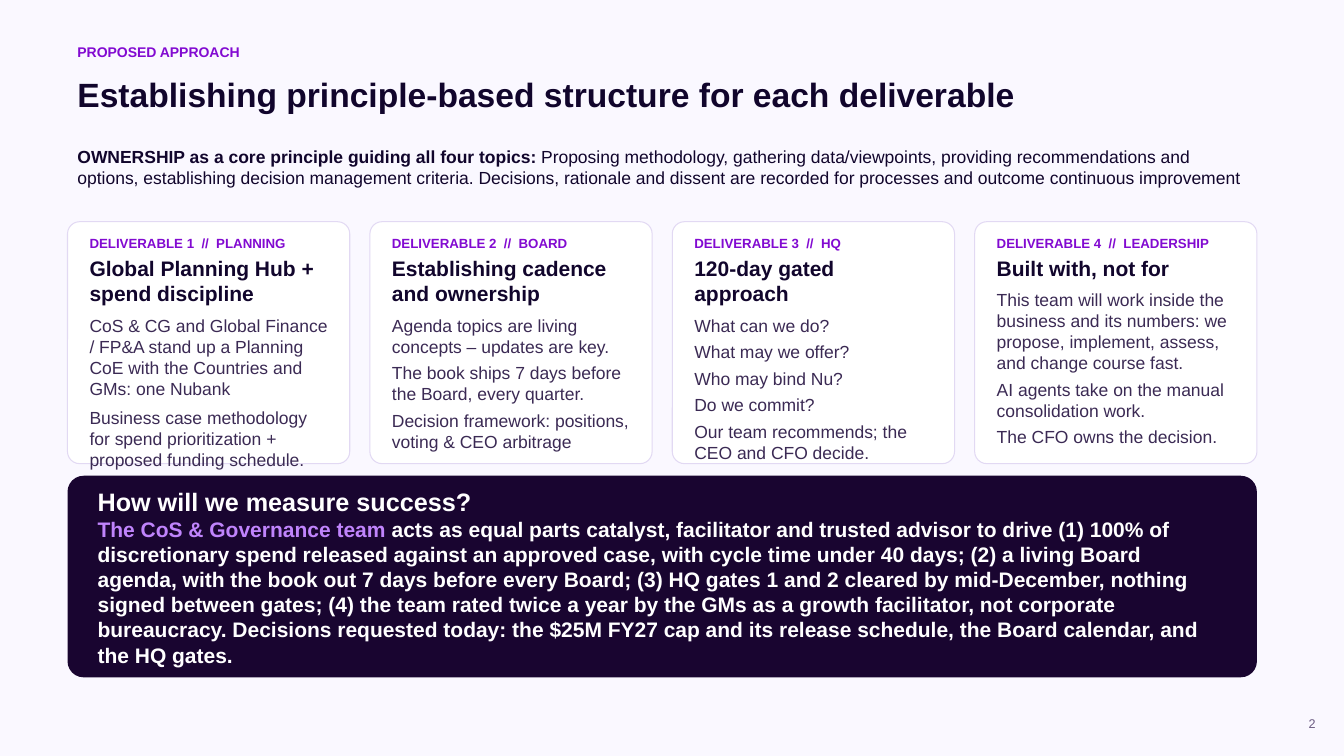
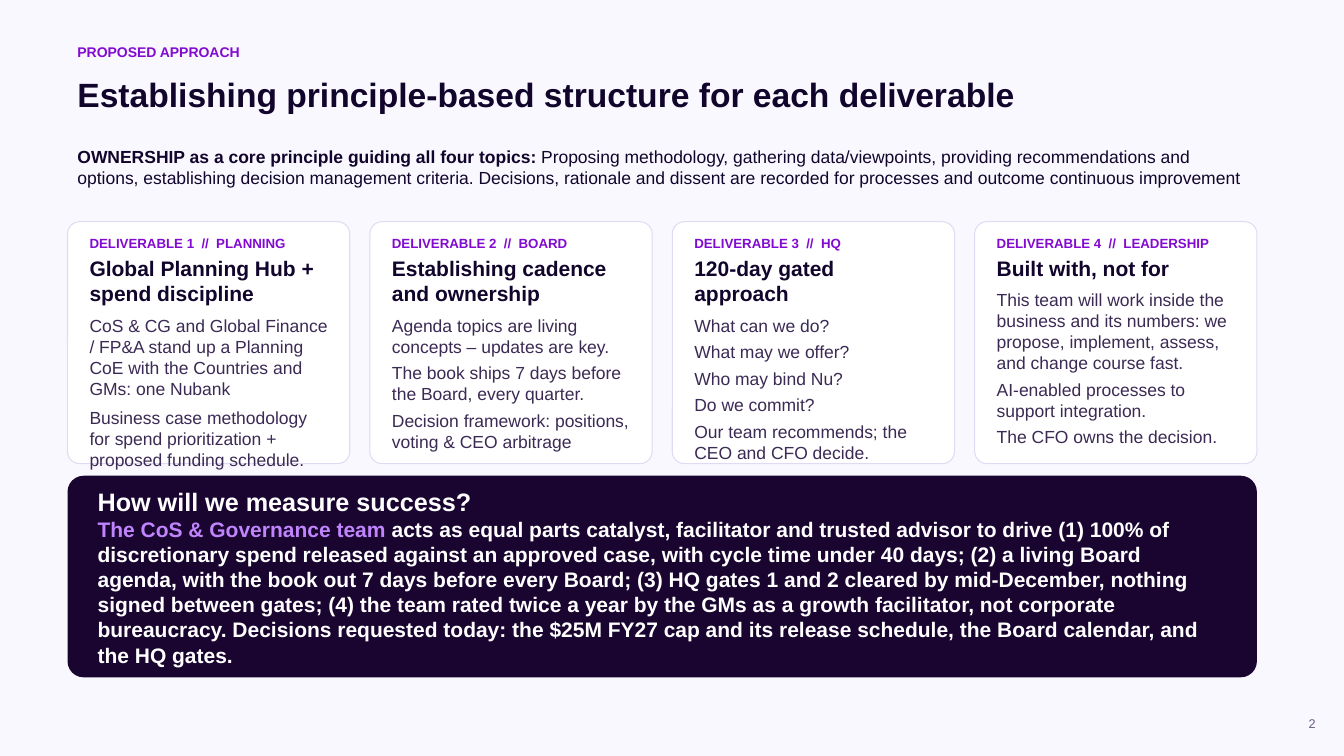
Before and after one commit to cmx24/business-case, a slide deck: slide 2 of deck/CFO_CoS_deck_v10.pptx. Drawn at 1344x756 pixels with LibreOffice and Linux fonts; fonts in the diff are those of the drawing. Boxes give left, top, right and bottom in pixels: in the first picture for what was removed or moved away, otherwise in the second. Text is boxed around its words. In the diff, an @@ line names an element or a change of style, - is before the commit and + after.

```diff
--- a/deck/CFO_CoS_deck_v10.pptx
+++ b/deck/CFO_CoS_deck_v10.pptx
@@ text at [997,383,1186,421]: text changed @@
-AI agents take on the manual consolidation work.
+AI-enabled processes to support integration.
```
Also in this commit, not shown: 3 other slides changed, 2 other files.
